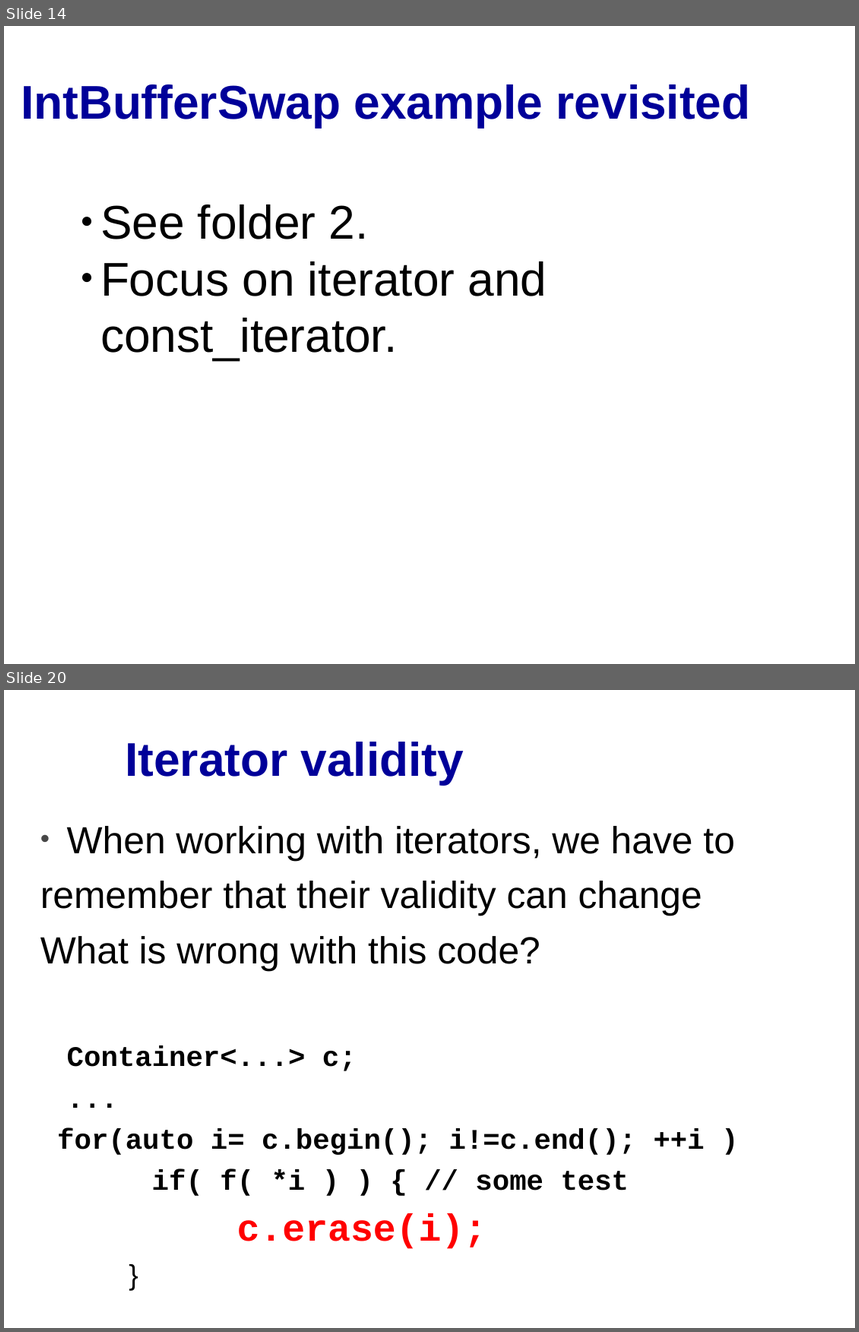
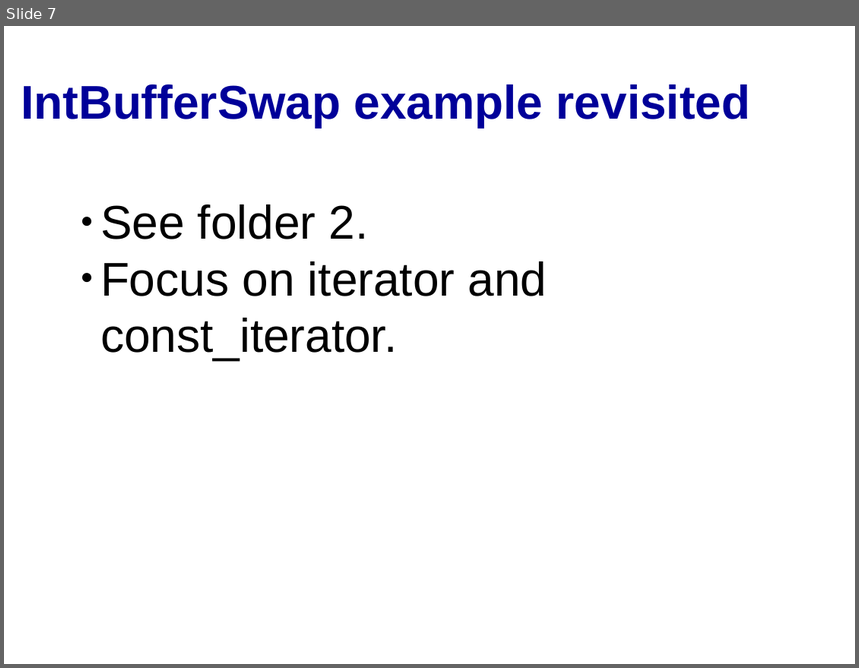
Before and after one commit to cpp-at-ariel/cpp-5780, a slide deck: 11-stl-algorithms/slides-iterators.odp. Shown one above the other, each under a label of ours: slides 14 and 20 before the commit, slide 7 after it; the slides between them are not shown. The pictures are 859x1332 and 859x668 pixels, drawn with LibreOffice and Linux fonts; fonts in the diff are those of the drawing. Boxes give left, top, right and bottom in pixels: in the first picture for what was removed or moved away, otherwise in the second. Text is boxed around its words. In the diff, an @@ line names an element or a change of style, - is before the commit and + after.

```diff
--- a/11-stl-algorithms/slides-iterators.odp
+++ b/11-stl-algorithms/slides-iterators.odp
@@ slide 20 removed at [4, 690, 855, 1328], background #FFFFFF @@
@@ title removed at [125, 742, 464, 784] @@
-Iterator validity
@@ text removed at [40, 826, 734, 1249] @@
-• When working with iterators, we have to
-remember that their validity can change
-What is wrong with this code?
-Container<...> c;
-...
-for(auto i= c.begin(); i!=c.end(); ++i )
-if( f( *i ) ) { // some test
-c.erase(i);
-}
@@ what was slide 14 is now slide 7 @@
```
Also in this commit, not shown: 1 slide changed, 27 other slides removed, 31 other files.
